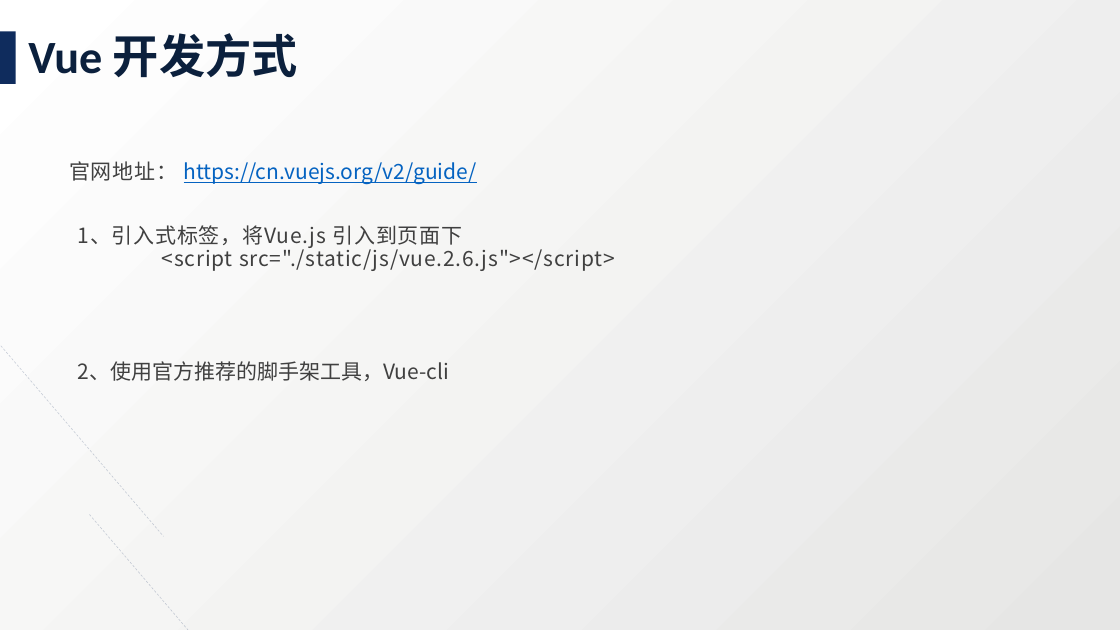
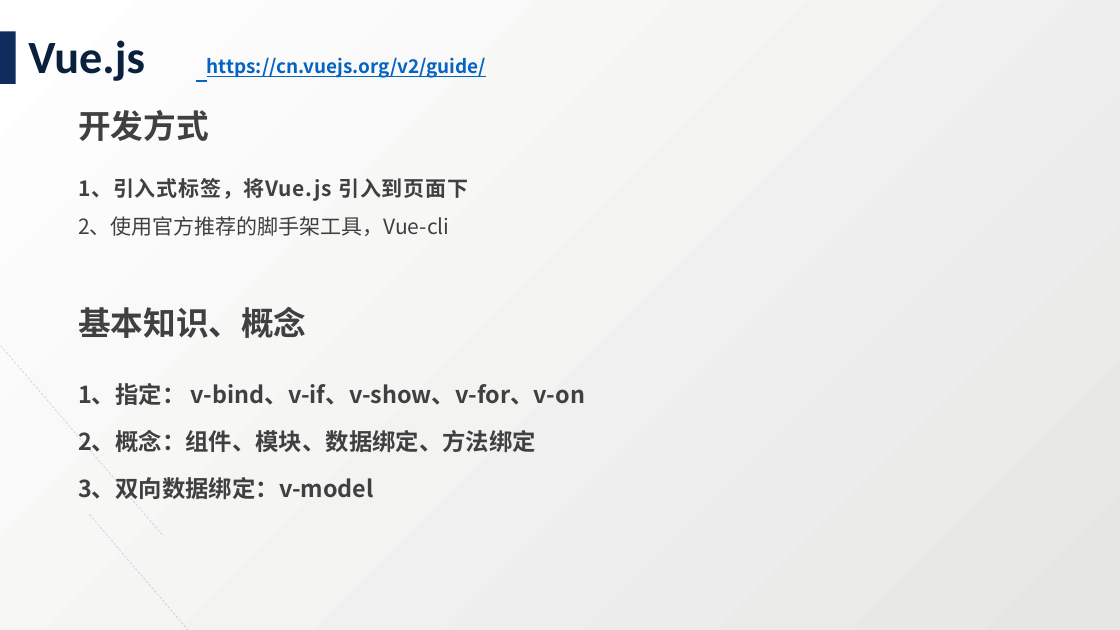
Before and after one commit to hmesingfw/charantia, a slide deck: slide 4 of vue-demo/Vue 学习培训.pptx. Drawn at 1120x630 pixels with LibreOffice and Linux fonts; fonts in the diff are those of the drawing. Boxes give left, top, right and bottom in pixels: in the first picture for what was removed or moved away, otherwise in the second. Text is boxed around its words. In the diff, an @@ line names an element or a change of style, - is before the commit and + after.

```diff
--- a/vue-demo/Vue 学习培训.pptx
+++ b/vue-demo/Vue 学习培训.pptx
@@ title at [28,40,486,81]: text changed; size 39.6 to 16.2 pt; font Calibri to Noto Sans CJK SC; text colour #0B203D to #0563C1 @@
-Vue 开发方式
+Vue.js https://cn.vuejs.org/v2/guide/
@@ text added at [78,110,209,141], 28 pt, text #404040, bold @@
+开发方式
@@ text removed at [69,161,477,184] @@
-官网地址： https://cn.vuejs.org/v2/guide/
@@ text "1、引入式标签，将Vue.js 引入到页面下": place and size @@
-text "1、引入式标签，将Vue.js 引入到页面下" at [78,225,615,271]
+text "1、引入式标签，将Vue.js 引入到页面下" at [78,178,468,201]
@@ text "1、引入式标签，将Vue.js 引入到页面下" at [78,178,468,201]: bold on @@
@@ text "2、使用官方推荐的脚手架工具，Vue-cli": place and size @@
-text "2、使用官方推荐的脚手架工具，Vue-cli" at [78,361,449,381]
+text "2、使用官方推荐的脚手架工具，Vue-cli" at [78,216,449,236]
@@ text at [162,246,615,271]: paragraph removed @@
-<script src="./static/js/vue.2.6.js"></script>
@@ text added at [78,307,306,338], 28 pt, text #404040, bold @@
+基本知识、概念
@@ text added at [78,383,585,503], 20 pt, text #404040, bold @@
+1、指定： v-bind、v-if、v-show、v-for、v-on
+2、概念：组件、模块、数据绑定、方法绑定
+3、双向数据绑定：v-model
```
Also in this commit, not shown: 4 other slides changed, 1 slide added, 4 other files.
